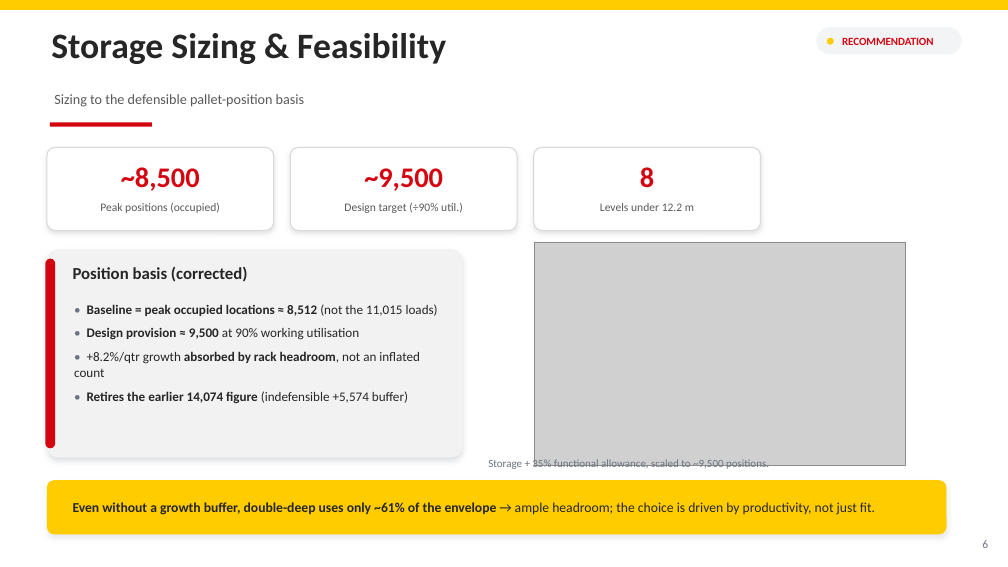
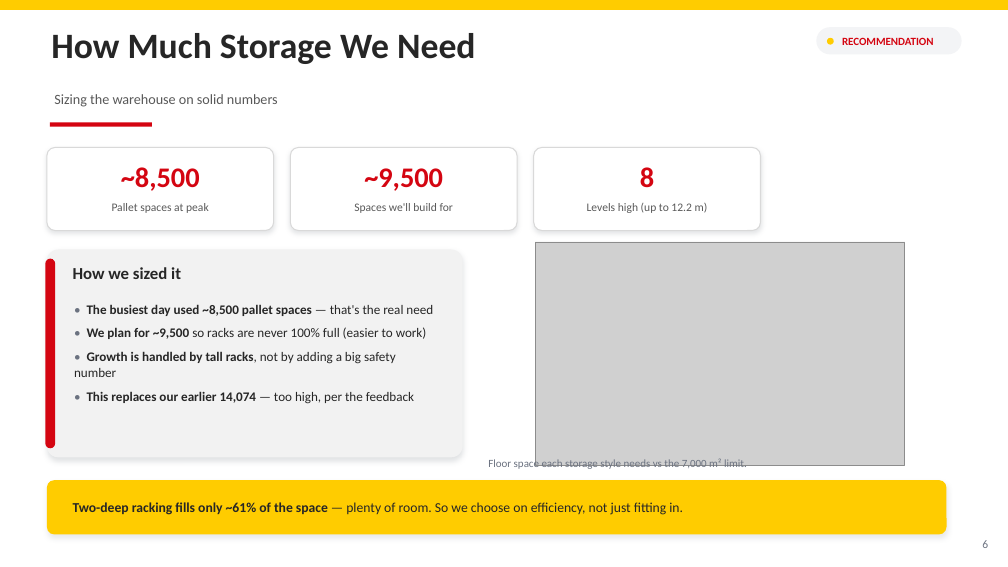
Before and after one commit to glebpankov2005-coder/Operations-Management-, a slide deck: slide 6 of deliverables/DHL Group 3 Milestone 1 (v2).pptx. Drawn at 1008x567 pixels with LibreOffice and Linux fonts; fonts in the diff are those of the drawing; grey boxes stand for pictures. Boxes give left, top, right and bottom in pixels: in the first picture for what was removed or moved away, otherwise in the second. Text is boxed around its words. In the diff, an @@ line names an element or a change of style, - is before the commit and + after.

```diff
--- a/deliverables/DHL Group 3 Milestone 1 (v2).pptx
+++ b/deliverables/DHL Group 3 Milestone 1 (v2).pptx
@@ text at box(51, 33, 476, 64): text changed @@
-Storage Sizing & Feasibility
+How Much Storage We Need
@@ text at box(54, 94, 278, 107): text changed @@
-Sizing to the defensible pallet-position basis
+Sizing the warehouse on solid numbers
@@ text at box(112, 203, 209, 213): text changed @@
-Peak positions (occupied)
+Pallet spaces at peak
@@ text at box(354, 203, 453, 213): text changed @@
-Design target (÷90% util.)
+Spaces we'll build for
@@ text at box(587, 203, 708, 213): text changed @@
-Levels under 12.2 m
+Levels high (up to 12.2 m)
@@ text at box(73, 267, 181, 279): text changed @@
-Position basis (corrected)
+How we sized it
@@ text at box(74, 304, 433, 404): text changed; bold off @@
-• Baseline = peak occupied locations ≈ 8,512 (not the 11,015 loads)
-• Design provision ≈ 9,500 at 90% working utilisation
-• +8.2%/qtr growth absorbed by rack headroom, not an inflated count
-• Retires the earlier 14,074 figure (indefensible +5,574 buffer)
+• The busiest day used ~8,500 pallet spaces — that's the real need
+• We plan for ~9,500 so racks are never 100% full (easier to work)
+• Growth is handled by tall racks, not by adding a big safety number
+• This replaces our earlier 14,074 — too high, per the feedback
@@ text at box(488, 458, 747, 470): text changed @@
-Storage + 35% functional allowance, scaled to ~9,500 positions.
+Floor space each storage style needs vs the 7,000 m² limit.
@@ text at box(73, 502, 683, 515): text changed; bold off @@
-Even without a growth buffer, double-deep uses only ~61% of the envelope → ample headroom; the choice is driven by productivity, not just fit.
+Two-deep racking fills only ~61% of the space — plenty of room. So we choose on efficiency, not just fitting in.
```
Also in this commit, not shown: 6 other slides changed, 1 slide added, 1 slide removed, 1 other file.
